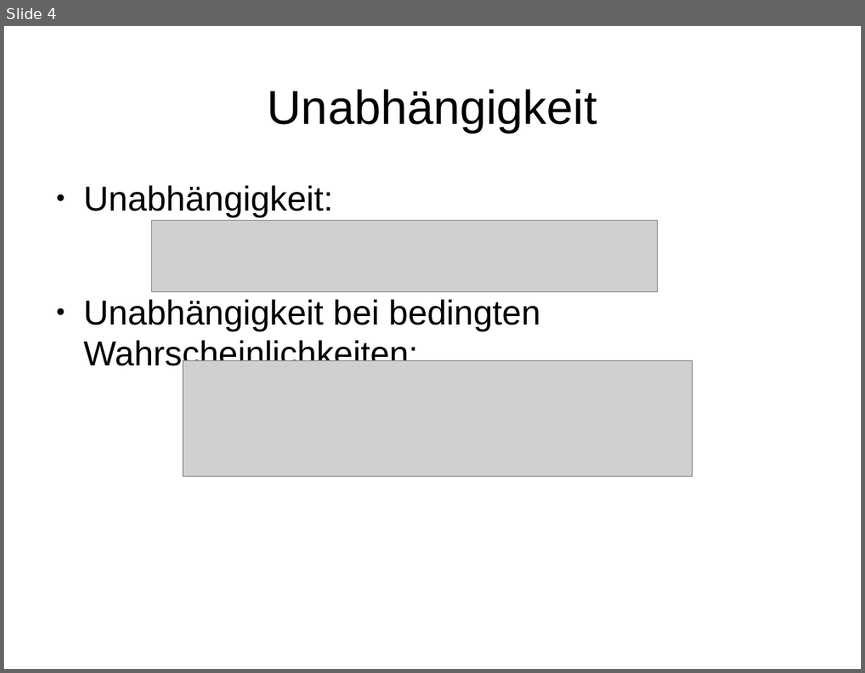
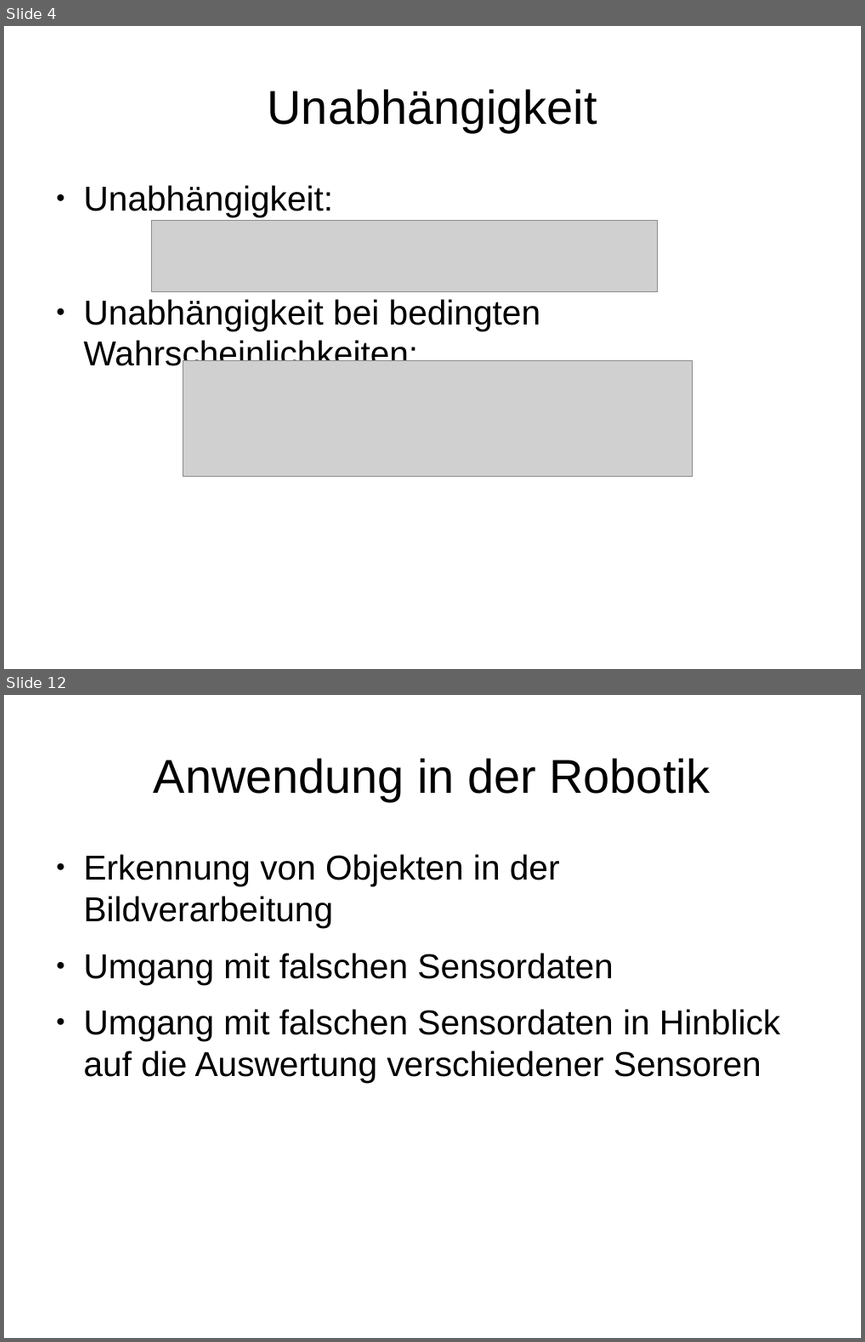
Before and after one commit to davidReward/robotik, a slide deck: praesi.odp. Shown one above the other, each under a label of ours: slide 4 before the commit, slides 4 and 12 after it; the slides between them are not shown. The pictures are 865x673 and 865x1342 pixels, drawn with LibreOffice and Linux fonts; fonts in the diff are those of the drawing; grey boxes stand for pictures. Boxes give left, top, right and bottom in pixels: in the first picture for what was removed or moved away, otherwise in the second. Text is boxed around its words. In the diff, an @@ line names an element or a change of style, - is before the commit and + after.

```diff
--- a/praesi.odp
+++ b/praesi.odp
@@ slide 12 added at box(4, 695, 861, 1338), background #FFFFFF @@
@@ title added at box(154, 758, 710, 801), 44 pt, text #000000 @@
+Anwendung in der Robotik
@@ text added at box(84, 854, 780, 1083), 32 pt, text #000000 @@
+● Erkennung von Objekten in der Bildverarbeitung
+● Umgang mit falschen Sensordaten
+● Umgang mit falschen Sensordaten in Hinblick auf die Auswertung verschiedener Sensoren
```
Also in this commit, not shown: 1 slide changed, 8 other slides added.
